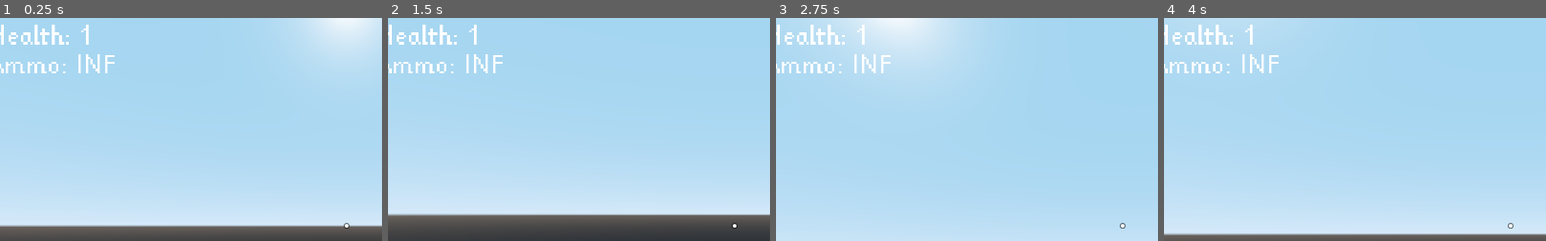
Above: before the commit, frames 1-4 (left to right).
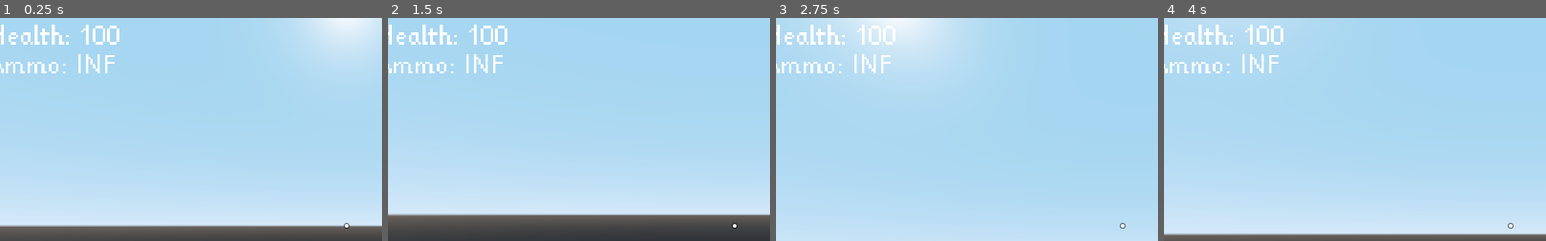
Above: after the commit, the same moments.

Repository: mc-carthy/gdRetroFps
Game: Godot game, scene res://src/Characters/Player/Player.tscn
Same seed, same stepped clock (60 frames per second), same inputs: the game is played once before the commit and once after it. This scene is started directly instead of the project's main scene.
Inputs (mouse positions are % of the whole screen's width and height, from its top left):
- Up to frame 1 (0.25 s): no input
- Up to frame 2 (1.5 s): tap Enter at 0.5 s; move the mouse to (55, 50) at 0.52 s; press the mouse at (55, 50) at 0.53 s; hold W (move_forward) from 0.53 s (still down); tap Space (jump) at 0.77 s; tap R (restart) at 1.25 s; move the mouse to (45, 50) at 1.27 s; release the mouse at (45, 50) at 1.28 s; tap 1 at 1.35 s
- Up to frame 3 (2.75 s): keep holding W (move_forward); tap Space (jump) at 1.52 s; tap R (restart) at 2 s; move the mouse to (52, 48) at 2.02 s; tap 2 at 2.1 s
- Up to frame 4 (4 s): keep holding W (move_forward); tap R (restart) at 2.75, 3.5 s; move the mouse to (49, 52) at 2.77 s; tap 3 at 2.85 s; tap Space (jump) at 3.02, 3.77 s; move the mouse to (57, 51) at 3.52 s; tap 4 at 3.6 s
The pictures show only the part of the screen within x 5-55%, y 3-53%; the shares and areas given below are measured in that part.

The runs differ from the first frame. In frame 1, 0.3% of the frame differs, in the area x 24-32%, y 3-12%; in frame 2, 0.3%; in frame 3, 0.3%; in frame 4, 0.3%.

Commit message:
Signal bugfix

Diff:
--- a/src/Characters/HealthController.gd
+++ b/src/Characters/HealthController.gd
@@ -65,7 +65,7 @@
 	gibs_instance.global_transform.origin = global_transform.origin
 	gibs_instance.enable_gibs()
 
-func got_pickup(pickup_type: String, amount: int) -> void:
+func got_pickup(pickup_type: int, amount: int) -> void:
 	match pickup_type:
 		Pickup.PICKUP_TYPES.HEALTH:
 			heal(amount)
--- a/src/Characters/Player/PickupController.gd
+++ b/src/Characters/Player/PickupController.gd
@@ -11,10 +11,10 @@
 
 func _on_area_entered(pickup: Pickup) -> void:
 	if pickup.pickup_type == Pickup.PICKUP_TYPES.HEALTH:
-		if current_player_health < max_player_health:
-			emit_signal('got_pickup', pickup.pickup_type, pickup.amount)
-			update_player_health(current_player_health + pickup.amount)
-			pickup.queue_free()
+		if current_player_health == max_player_health:
+			return
+	emit_signal('got_pickup', pickup.pickup_type, pickup.amount)
+	pickup.queue_free()
 
 func update_player_health(value: int) -> void:
 	current_player_health = value
--- a/src/Characters/Player/Player.gd
+++ b/src/Characters/Player/Player.gd
@@ -21,7 +21,8 @@
 	Input.set_mouse_mode(Input.MOUSE_MODE_CAPTURED)
 	character_controller.init(self)
 	pickup_controller.max_player_health = health_controller.max_health
-	health_controller.connect('health_changed', self, 'update_player_health')
+	pickup_controller.current_player_health = pickup_controller.max_player_health
+	health_controller.connect('health_changed', pickup_controller, 'update_player_health')
 	pickup_controller.connect('got_pickup', weapon_controller, 'got_pickup')
 	pickup_controller.connect('got_pickup', health_controller, 'got_pickup')
 	health_controller.init()
--- a/src/Characters/Player/Player.tscn
+++ b/src/Characters/Player/Player.tscn
@@ -488,7 +488,6 @@
 [node name="HealthController" parent="." groups=[
 "Player",
 ] instance=ExtResource( 3 )]
-max_health = 1
 
 [node name="PickupController" type="Area" parent="."]
 collision_layer = 0
--- a/src/Characters/Player/WeaponController.gd
+++ b/src/Characters/Player/WeaponController.gd
@@ -90,7 +90,7 @@
 		anim_player.play('Idle', 0.05)
 	anim_player.play('Moving')
 
-func got_pickup(pickup_type: String, amount: int) -> void:
+func got_pickup(pickup_type: int, amount: int) -> void:
 	match pickup_type:
 		Pickup.PICKUP_TYPES.MACHINE_GUN:
 			if !slots_unlocked[WEAPON_SLOTS.MACHINE_GUN]:
--- a/src/Levels/World.tscn
+++ b/src/Levels/World.tscn
@@ -6,6 +6,13 @@
 [ext_resource path="res://src/Characters/Player/Player.tscn" type="PackedScene" id=4]
 [ext_resource path="res://src/Characters/Enemies/BirdMonster.tscn" type="PackedScene" id=5]
 [ext_resource path="res://src/Characters/Enemies/ReptileMonster.tscn" type="PackedScene" id=6]
+[ext_resource path="res://src/Pickups/MachineGunPickup.tscn" type="PackedScene" id=7]
+[ext_resource path="res://src/Pickups/MachineGunAmmoPickup.tscn" type="PackedScene" id=8]
+[ext_resource path="res://src/Pickups/HealthPickup.tscn" type="PackedScene" id=9]
+[ext_resource path="res://src/Pickups/ShotgunAmmoPickup.tscn" type="PackedScene" id=10]
+[ext_resource path="res://src/Pickups/RocketLauncherPickup.tscn" type="PackedScene" id=11]
+[ext_resource path="res://src/Pickups/RocketLauncherAmmoPickup.tscn" type="PackedScene" id=12]
+[ext_resource path="res://src/Pickups/ShotgunPickup.tscn" type="PackedScene" id=13]
 
 [sub_resource type="SpatialMaterial" id=1]
 albedo_texture = ExtResource( 1 )
@@ -88,3 +95,26 @@
 
 [node name="Player" parent="." instance=ExtResource( 4 )]
 transform = Transform( 1, 0, 0, 0, 1, 0, 0, 0, 1, 7, 1, 4 )
+
+[node name="Pickups" type="Spatial" parent="."]
+
+[node name="HealthPickup" parent="Pickups" instance=ExtResource( 9 )]
+transform = Transform( 1, 0, 0, 0, 1, 0, 0, 0, 1, 0, 1, -9.22295 )
+
+[node name="MachineGunAmmoPickup" parent="Pickups" instance=ExtResource( 8 )]
+transform = Transform( 1, 0, 0, 0, 1, 0, 0, 0, 1, -2.32928, 1, -9.25831 )
+
+[node name="MachineGunPickup" parent="Pickups" instance=ExtResource( 7 )]
+transform = Transform( 1, 0, 0, 0, 1, 0, 0, 0, 1, -5.17673, 1, -9.04267 )
+
+[node name="ShotgunPickup" parent="Pickups" instance=ExtResource( 13 )]
+transform = Transform( 1, 0, 0, 0, 1, 0, 0, 0, 1, -8.55059, 1, -9.37718 )
+
+[node name="ShotgunAmmoPickup" parent="Pickups" instance=ExtResource( 10 )]
+transform = Transform( 1, 0, 0, 0, 1, 0, 0, 0, 1, -10.3977, 1, -9.04057 )
+
+[node name="RocketLauncherPickup" parent="Pickups" instance=ExtResource( 11 )]
+transform = Transform( 1, 0, 0, 0, 1, 0, 0, 0, 1, -13.0953, 1, -9.23177 )
+
+[node name="RocketLauncherAmmoPickup" parent="Pickups" instance=ExtResource( 12 )]
+transform = Transform( 1, 0, 0, 0, 1, 0, 0, 0, 1, -17.0994, 1, -8.959 )
--- a/src/Pickups/MachineGunPickup.tscn
+++ b/src/Pickups/MachineGunPickup.tscn
@@ -21,7 +21,7 @@
 "values": [ Vector3( 0, 0, 0 ), Vector3( 0, 360, 0 ) ]
 }
 
-[node name="HealthPickup" type="Area"]
+[node name="MachineGunPickup" type="Area"]
 transform = Transform( 1, 0, 0, 0, 1, 0, 0, 0, 1, 0, 1, 0 )
 collision_layer = 8
 collision_mask = 0
Not shown: 1 places in src/Levels/World.tscn that only renumber resources
